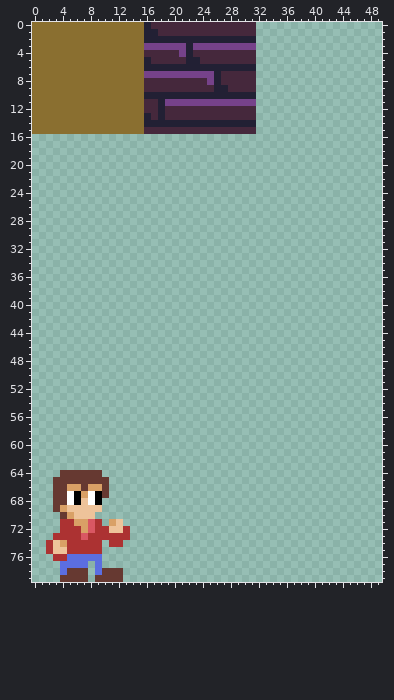
Two states of a pixel-art file, src/assets/spritesheet.aseprite. The first picture shows the starting point.
80x80 pixels, 1 frame. Shown: x 0..49, y 0..79.
The result:
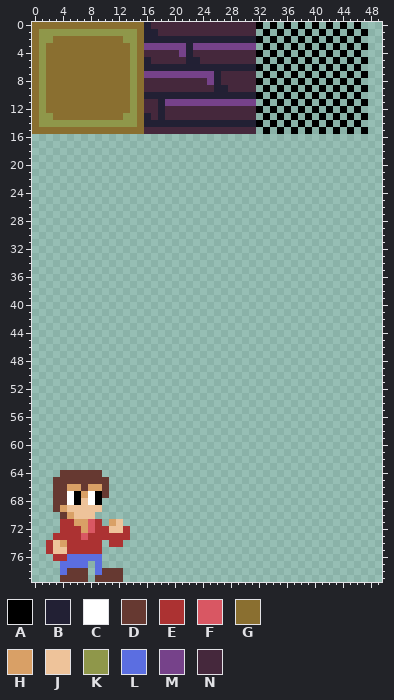
Palette (. is transparent): A #000000  B #222034  C #ffffff  D #663931  E #ac3232  F #d95763  G #8a6f30  H #d9a066  J #eec39a  K #8f974a  L #5b6ee1  M #76428a  N #45283c
The edit:
y 0: x 32 . -> A; x 34 . -> A; x 36 . -> A; x 38 . -> A; x 40 . -> A; x 42 . -> A; x 44 . -> A; x 46 . -> A
y 1: x 1..14 GGGGGGGGGGGGGG -> KKKKKKKKKKKKKK; x 33 . -> A; x 35 . -> A; x 37 . -> A; x 39 . -> A; x 41 . -> A; x 43 . -> A; x 45 . -> A; x 47 . -> A
y 2: x 1..2 GG -> KK; x 13..14 GG -> KK; x 32 . -> A; x 34 . -> A; x 36 . -> A; x 38 . -> A; x 40 . -> A; x 42 . -> A; x 44 . -> A; x 46 . -> A
y 3: x 1 G -> K; x 14 G -> K; x 33 . -> A; x 35 . -> A; x 37 . -> A; x 39 . -> A; x 41 . -> A; x 43 . -> A; x 45 . -> A; x 47 . -> A
y 4: x 1 G -> K; x 14 G -> K; x 32 . -> A; x 34 . -> A; x 36 . -> A; x 38 . -> A; x 40 . -> A; x 42 . -> A; x 44 . -> A; x 46 . -> A
y 5: x 1 G -> K; x 14 G -> K; x 33 . -> A; x 35 . -> A; x 37 . -> A; x 39 . -> A; x 41 . -> A; x 43 . -> A; x 45 . -> A; x 47 . -> A
y 6: x 1 G -> K; x 14 G -> K; x 32 . -> A; x 34 . -> A; x 36 . -> A; x 38 . -> A; x 40 . -> A; x 42 . -> A; x 44 . -> A; x 46 . -> A
y 7: x 1 G -> K; x 14 G -> K; x 33 . -> A; x 35 . -> A; x 37 . -> A; x 39 . -> A; x 41 . -> A; x 43 . -> A; x 45 . -> A; x 47 . -> A
y 8: x 1 G -> K; x 14 G -> K; x 32 . -> A; x 34 . -> A; x 36 . -> A; x 38 . -> A; x 40 . -> A; x 42 . -> A; x 44 . -> A; x 46 . -> A
y 9: x 1 G -> K; x 14 G -> K; x 33 . -> A; x 35 . -> A; x 37 . -> A; x 39 . -> A; x 41 . -> A; x 43 . -> A; x 45 . -> A; x 47 . -> A
y 10: x 1 G -> K; x 14 G -> K; x 32 . -> A; x 34 . -> A; x 36 . -> A; x 38 . -> A; x 40 . -> A; x 42 . -> A; x 44 . -> A; x 46 . -> A
y 11: x 1 G -> K; x 14 G -> K; x 33 . -> A; x 35 . -> A; x 37 . -> A; x 39 . -> A; x 41 . -> A; x 43 . -> A; x 45 . -> A; x 47 . -> A
y 12: x 1 G -> K; x 14 G -> K; x 32 . -> A; x 34 . -> A; x 36 . -> A; x 38 . -> A; x 40 . -> A; x 42 . -> A; x 44 . -> A; x 46 . -> A
y 13: x 1..2 GG -> KK; x 13..14 GG -> KK; x 33 . -> A; x 35 . -> A; x 37 . -> A; x 39 . -> A; x 41 . -> A; x 43 . -> A; x 45 . -> A; x 47 . -> A
y 14: x 1..14 GGGGGGGGGGGGGG -> KKKKKKKKKKKKKK; x 32 . -> A; x 34 . -> A; x 36 . -> A; x 38 . -> A; x 40 . -> A; x 42 . -> A; x 44 . -> A; x 46 . -> A
y 15: x 33 . -> A; x 35 . -> A; x 37 . -> A; x 39 . -> A; x 41 . -> A; x 43 . -> A; x 45 . -> A; x 47 . -> A
Changed places in both pictures, as pixel boxes (x1, y1, x2, y2):
added: (256, 22, 368, 134)
changed: (39, 29, 137, 127)
